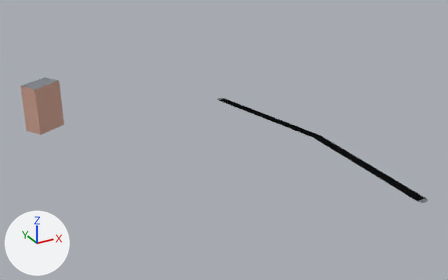
The glTF model apps/client/public/cities/moscow_synth/tiles/3_-2.glb as it was, and as the next commit left it.
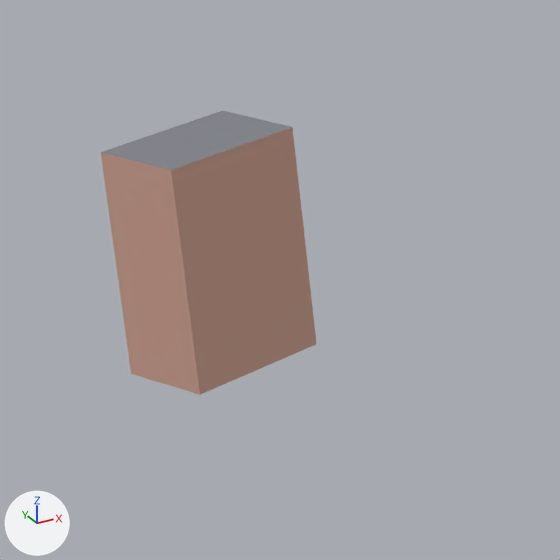
Each version appears first whole from a 50 mm camera at (667.1, -10.7, 201.4) aimed at (871.2, 360.3, 15.9), and next in a close-up on the part from 0% to 25% of the width and 20% to 60% of the height. The axes (+X, +Y, +Z) are drawn at lower left. The lights are the same throughout. The first two pictures are the older version. Vertices at exactly the same position are counted once.
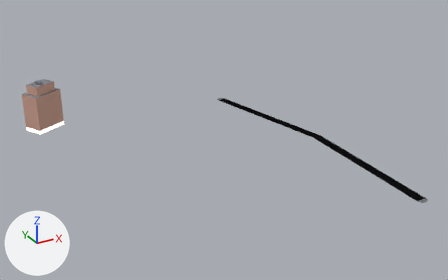
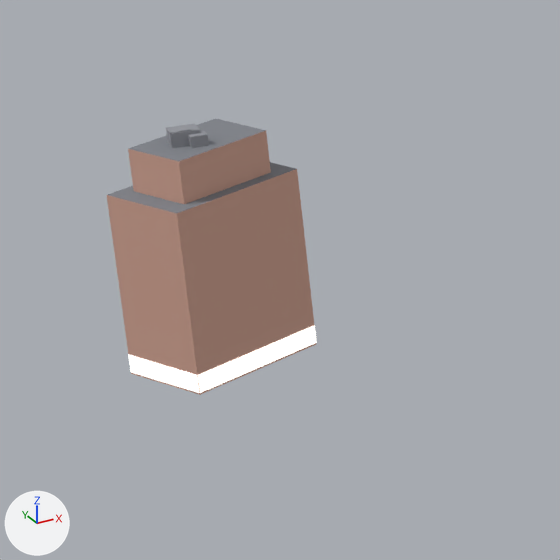
What differs and where, as boxes [x1, y1, x2, y2] in the close-ups (560 x 560 px):
'Mesh_0', reshaped
    before: [101, 111, 317, 395]
    after: [107, 119, 317, 395]
part 1 of me_mesh_0, added (beige)
    after: [128, 119, 271, 204]
part 2 of me_mesh_0, cut back
    before: [101, 111, 291, 170]
    after: [108, 123, 296, 213]
part 3 of me_mesh_0, added
    after: [128, 325, 317, 393]

Patch to the scene script:
```diff
--- a/apps/client/public/cities/moscow_synth/tiles/3_-2.glb.py
+++ b/apps/client/public/cities/moscow_synth/tiles/3_-2.glb.py
@@ mat_shop @@
+mat_shop = bpy.data.materials.new('shop')
+mat_shop.use_nodes = True; mat_shop.node_tree.nodes.clear()
+_N = mat_shop.node_tree.nodes; _L = mat_shop.node_tree.links
+n0 = _N.new('ShaderNodeBsdfPrincipled'); n0.name = 'Principled BSDF'
+n0.inputs[28].default_value = 1.0  # 'Emission Strength'
+n1 = _N.new('ShaderNodeOutputMaterial'); n1.name = 'Material Output'
+n2 = _N.new('ShaderNodeVertexColor'); n2.name = 'Color Attribute'
+_L.new(n0.outputs[0], n1.inputs[0])  # 'BSDF' to 'Surface'
+_L.new(n2.outputs[0], n0.inputs[0])  # 'Color' to 'Base Color'
@@ me_mesh_0 @@
 # used by ob_mesh_0; location = (0.0, 0.0, 0.0)
 # verts and faces of me_mesh_0; kept vertices keep their numbers, new ones are numbered from 36
-me_mesh_0.from_pydata(...)  # 36 vertices, 34 faces; spans x 754.0..963.0, y 239.0..501.0, z 0.0..39.0
+me_mesh_0.from_pydata(...)  # 76 vertices, 78 faces; spans x 753.0..963.0, y 239.0..501.0, z 0.0..42.0
+# me_mesh_0 part 1: the loose piece of 8 vertices spanning x 754.0..785.0, y 474.0..501.0, z 0.0..39.0 is copied, and the copy is scaled about its middle by (0.72, 0.72, 0.188), then moved by (0.0, 0.0, 16.0); it spans x 758.0..780.0, y 478.0..497.0, z 32.0..39.0
+# me_mesh_0 part 2
+# 4 vertices in x 754.0..785.0, y 474.0..501.0, z 39.0 move by (0.0, 0.0, -7.0)
+# 24 vertices are added at x 764.0..770.0, y 484.0..489.0, z 39.0..42.0
+# 30 new faces join them, mat_roof
+# me_mesh_0 part 3
+verts[60] = (785.0, 486.0, 0.0)  # pixel (316, 342)
+verts[61] = (762.0, 474.0, 0.0)  # pixel (200, 393)
+verts[62] = (761.0, 474.0, 0.0)  # pixel (199, 393)
+verts[63] = (753.0, 488.0, 0.0)  # pixel (130, 372)
+for new, old in zip([*range(64, 68)], [*range(60, 64)]): verts[new] = verts[old] + (0.0, 0.0, 4.0)
+faces += [(60, 65, 61), (60, 64, 65), (62, 67, 63), (62, 66, 67)]  # mat_shop
 me_mesh_0.materials.append(mat_road)
@@ me_mesh_0 @@
 me_mesh_0.materials.append(mat_roof)
+me_mesh_0.materials.append(mat_shop)
```
